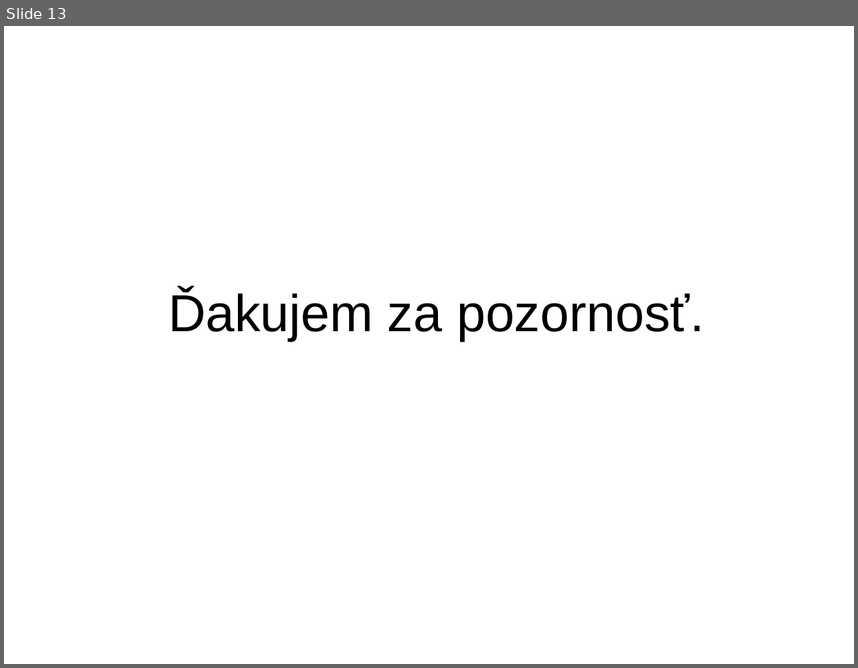
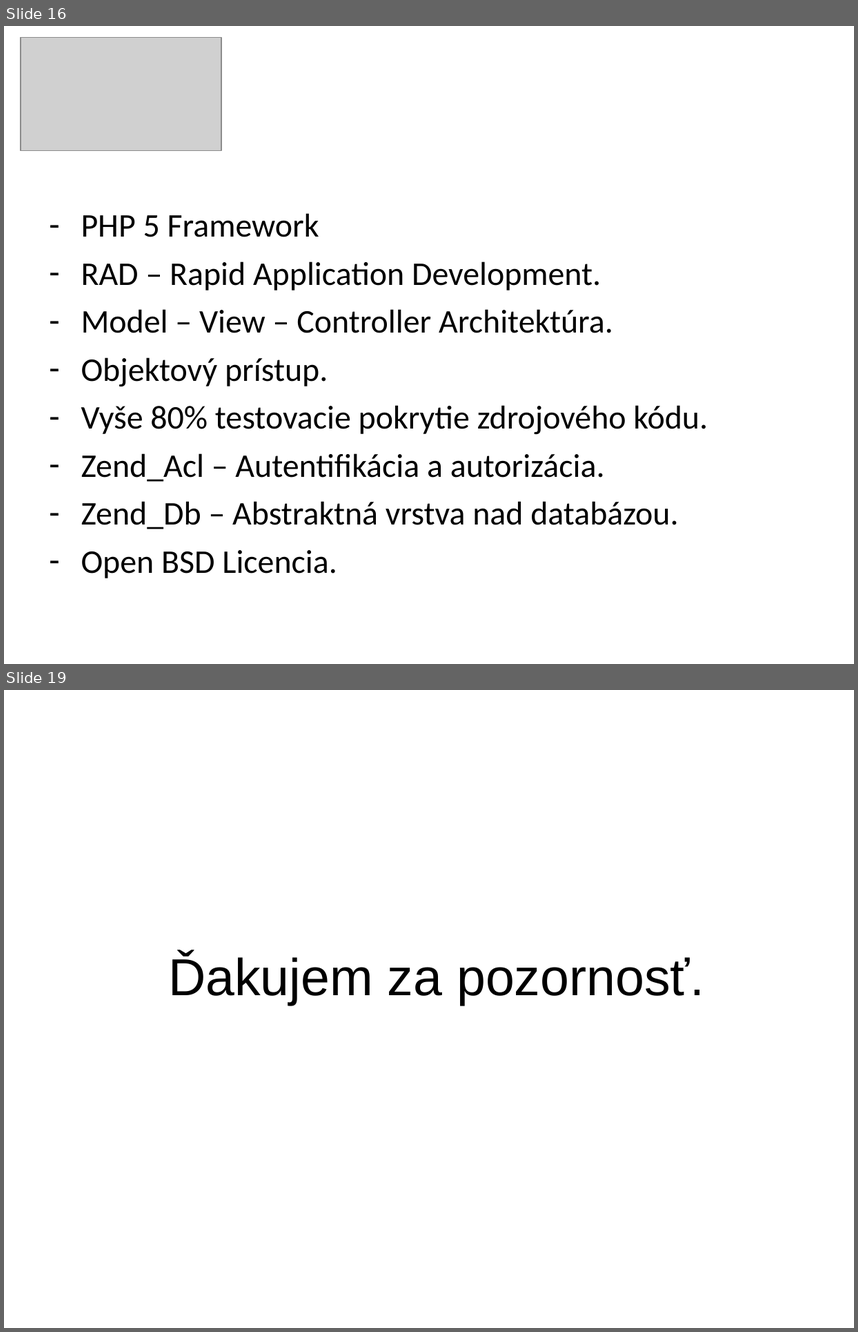
Before and after one commit to natalija4554/millenium, a slide deck: docs/Presentation/presentation.ppt. Shown one above the other, each under a label of ours: slide 13 before the commit, slides 16 and 19 after it; the slides between them are not shown. The pictures are 858x668 and 858x1332 pixels, drawn with LibreOffice and Linux fonts; fonts in the diff are those of the drawing; grey boxes stand for pictures; background and template pictures are left out. Boxes give left, top, right and bottom in pixels: in the first picture for what was removed or moved away, otherwise in the second. Text is boxed around its words. In the diff, an @@ line names an element or a change of style, - is before the commit and + after.

```diff
--- a/docs/Presentation/presentation.ppt
+++ b/docs/Presentation/presentation.ppt
@@ slide 16 added at [4, 26, 854, 664], background picture (left out) @@
@@ picture added at [21, 38, 221, 151] @@
@@ title added at [47, 49, 813, 156], 44 pt, text #FFFFFF @@
+Zend Framework 1.5.0
@@ text added at [81, 213, 708, 578], 28 pt, text #000000 @@
+– PHP 5 Framework
+– RAD – Rapid Application Development.
+– Model – View – Controller Architektúra.
+– Objektový prístup.
+– Vyše 80% testovacie pokrytie zdrojového kódu.
+– Zend_Acl – Autentifikácia a autorizácia.
+– Zend_Db – Abstraktná vrstva nad databázou.
+– Open BSD Licencia.
@@ what was slide 13 is now slide 19 @@
```
Also in this commit, not shown: 3 slides changed, 13 other slides added, 8 slides removed, 31 other files.
